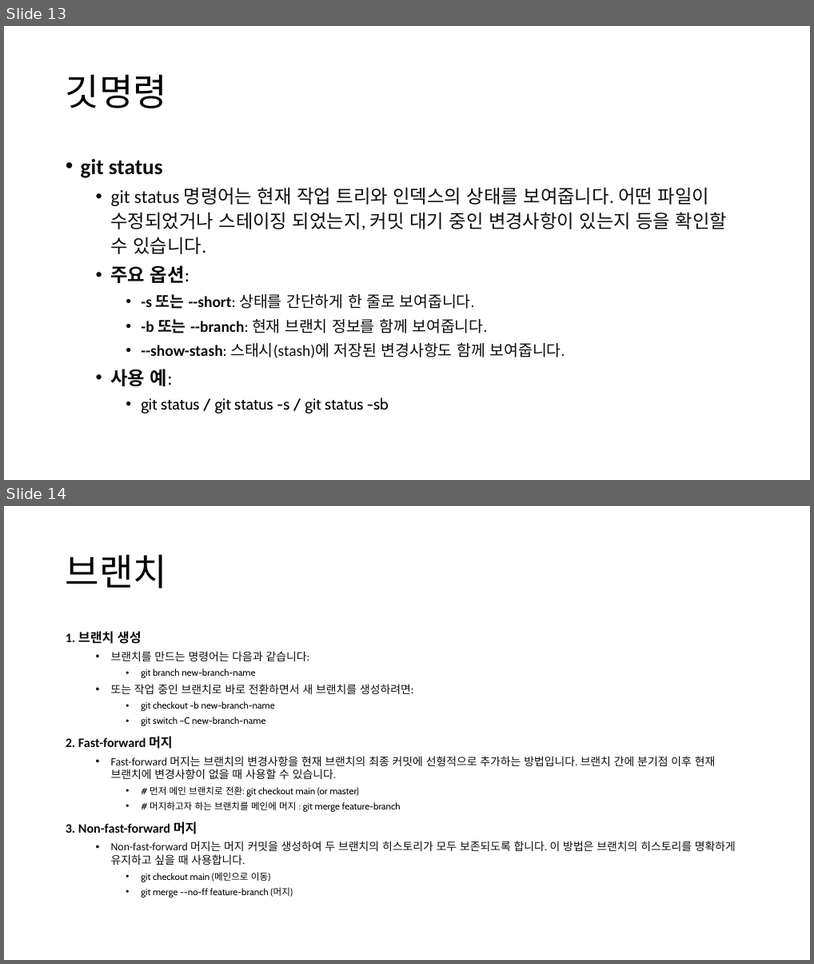
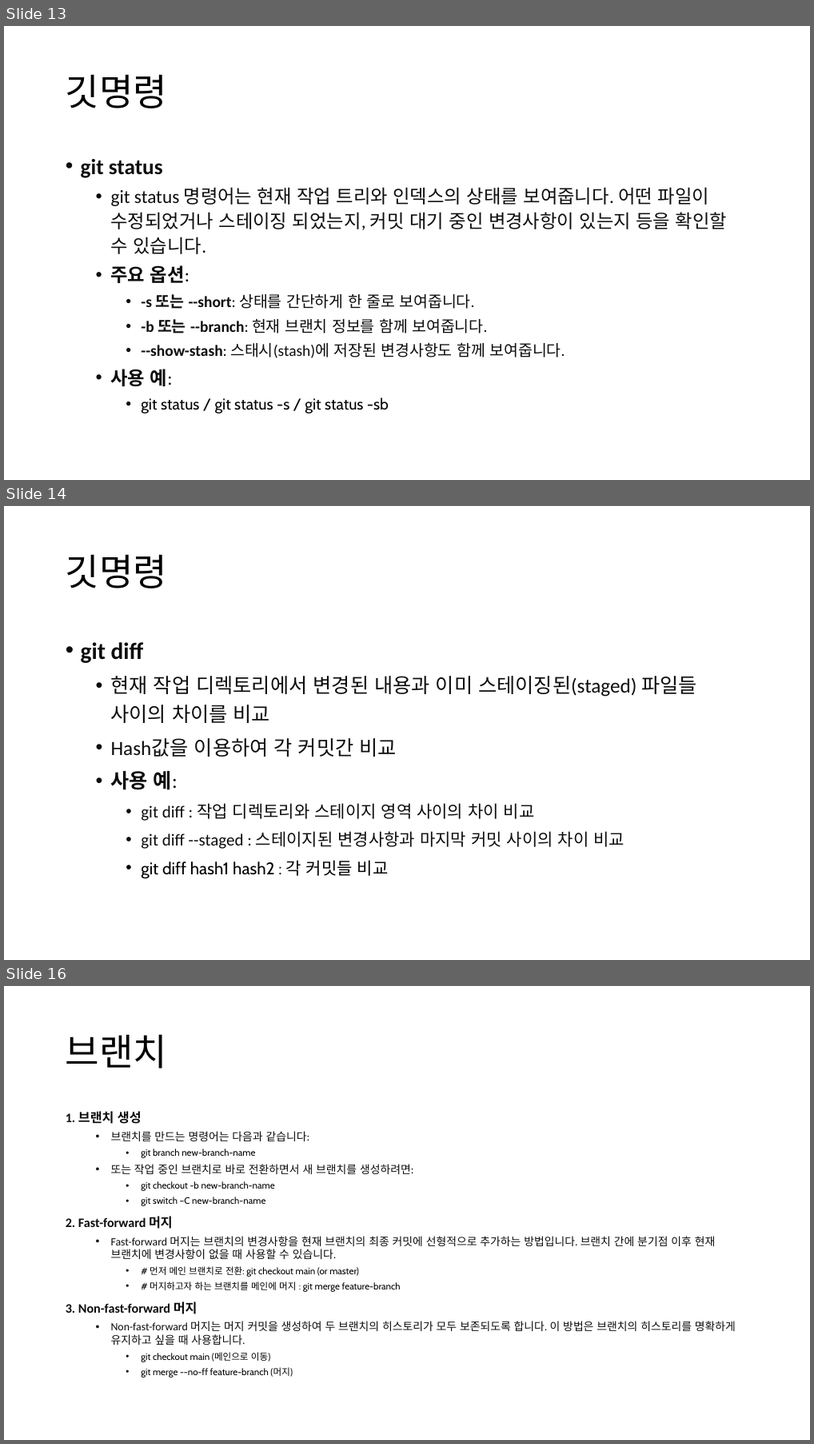
Before and after one commit to Joseph-GM/ppt-git, a slide deck: git-github-joseph.pptx. Shown one above the other, each under a label of ours: slides 13 and 14 before the commit, slides 13, 14 and 16 after it; the slides between them are not shown. The pictures are 814x964 and 814x1444 pixels, drawn with LibreOffice and Linux fonts; fonts in the diff are those of the drawing. Boxes give left, top, right and bottom in pixels: in the first picture for what was removed or moved away, otherwise in the second. Text is boxed around its words. In the diff, an @@ line names an element or a change of style, - is before the commit and + after.

```diff
--- a/git-github-joseph.pptx
+++ b/git-github-joseph.pptx
@@ slide 14 added at (4, 506, 810, 960), background #FFFFFF @@
@@ title added at (66, 554, 167, 588), 44 pt, text #000000 @@
+깃명령
@@ text added at (81, 642, 698, 879), 20 pt, text #0D0D0D @@
+• git diff
+  • 현재 작업 디렉토리에서 변경된 내용과 이미 스테이징된(staged) 파일들 사이의 차이를 비교
+  • Hash값을 이용하여 각 커밋간 비교
+  • 사용 예:
+    • git diff : 작업 디렉토리와 스테이지 영역 사이의 차이 비교
+    • git diff --staged : 스테이지된 변경사항과 마지막 커밋 사이의 차이 비교
+    • git diff hash1 hash2 : 각 커밋들 비교
@@ what was slide 14 is now slide 16 @@
```
Also in this commit, not shown: 3 slides changed, 6 other slides added.
